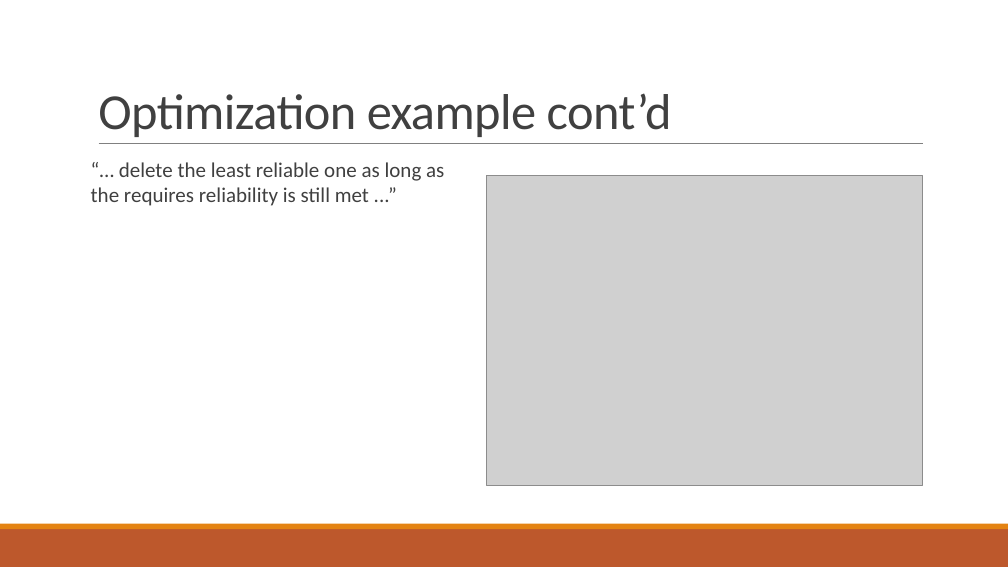
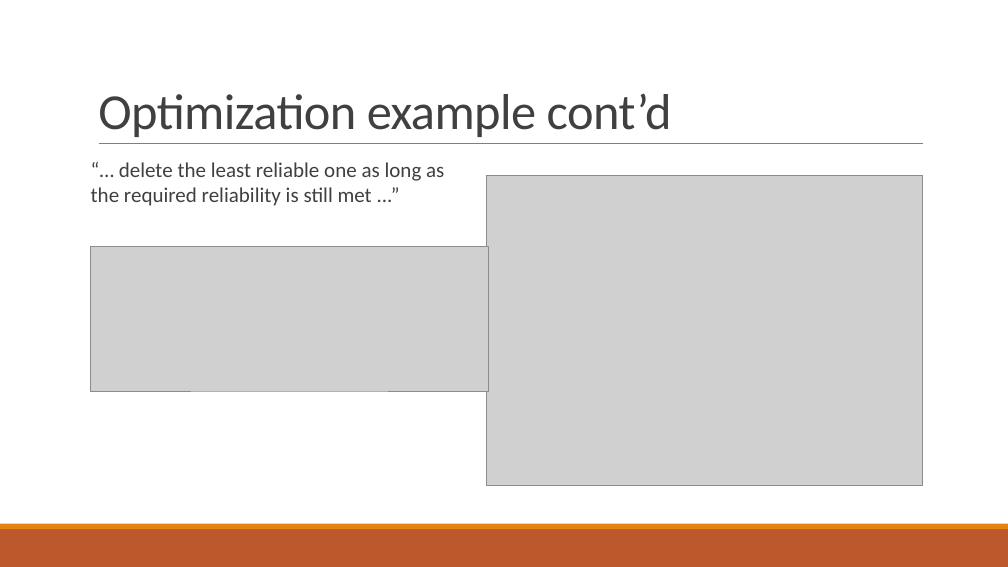
Before and after one commit to PStahl/master_thesis, a slide deck: slide 26 of presentation/presentation2.pptx. Drawn at 1008x567 pixels with LibreOffice and Linux fonts; fonts in the diff are those of the drawing; grey boxes stand for pictures. Boxes give left, top, right and bottom in pixels: in the first picture for what was removed or moved away, otherwise in the second. Text is boxed around its words. In the diff, an @@ line names an element or a change of style, - is before the commit and + after.

Commit message:
update presentation

```diff
--- a/presentation/presentation2.pptx
+++ b/presentation/presentation2.pptx
@@ text at (91, 162, 444, 206): text changed @@
-“… delete the least reliable one as long as
-the requires reliability is still met ...”
+“… delete the least reliable one as long as
+the required reliability is still met ...”
@@ picture added at (91, 247, 488, 391) @@
```
Also in this commit, not shown: 6 other slides changed.
